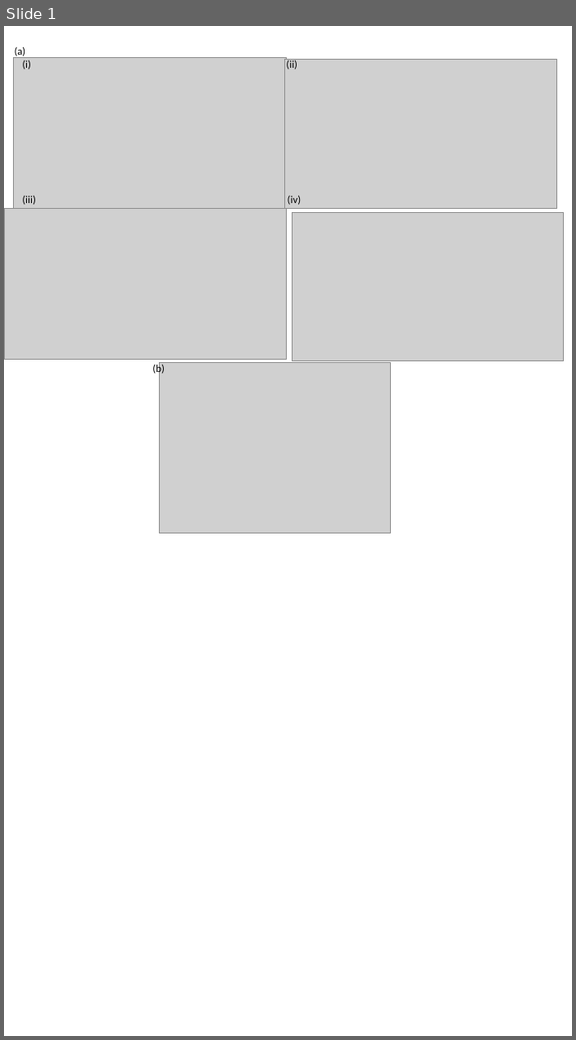
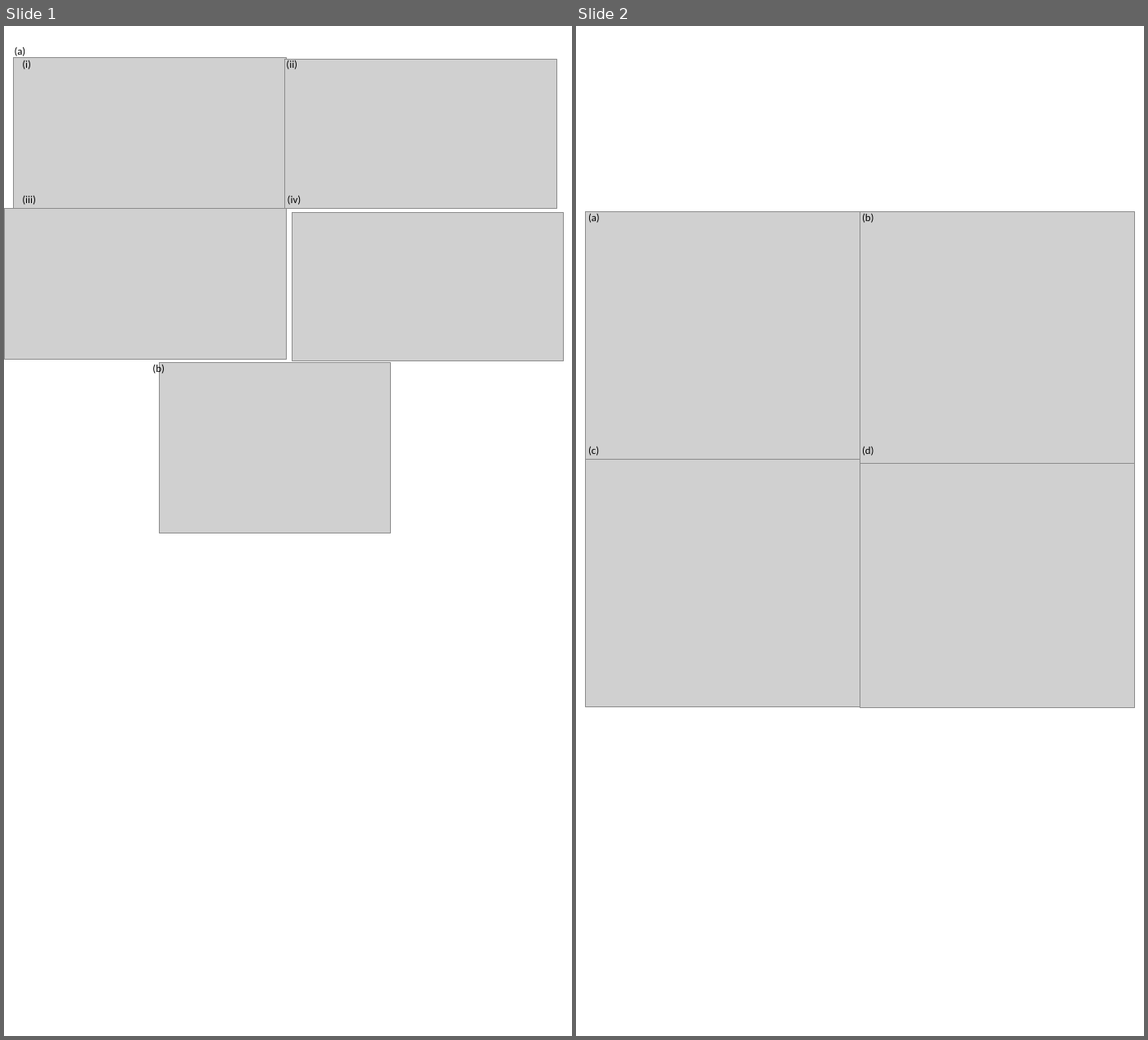
Before and after one commit to pleu/AntireflectionSimulationsAnnualPaper, a slide deck: Figures/figurematerials.pptx. Shown side by side, each under a label of ours: slide 1 before the commit, slides 1 and 2 after it. The pictures are 576x1040 and 1148x1040 pixels, drawn with LibreOffice and Linux fonts; fonts in the diff are those of the drawing; grey boxes stand for pictures. Boxes give left, top, right and bottom in pixels: in the first picture for what was removed or moved away, otherwise in the second. Text is boxed around its words. In the diff, an @@ line names an element or a change of style, - is before the commit and + after.

```diff
--- a/Figures/figurematerials.pptx
+++ b/Figures/figurematerials.pptx
@@ slide 2 added at <box>576,26,1144,1036</box>, background #FFFFFF @@
@@ text added at <box>588,214,600,223</box>, 10 pt, text #000000 @@
+(a)
@@ text added at <box>862,214,874,223</box>, 10 pt, text #000000 @@
+(b)
@@ group added at <box>585,211,1135,708</box>: 4 pictures @@
@@ text added at <box>588,447,599,456</box>, 10 pt, text #000000 @@
+(c)
@@ text added at <box>862,447,874,456</box>, 10 pt, text #000000 @@
+(d)
```
Also in this commit, not shown: 1 slide changed, 5 other files.
